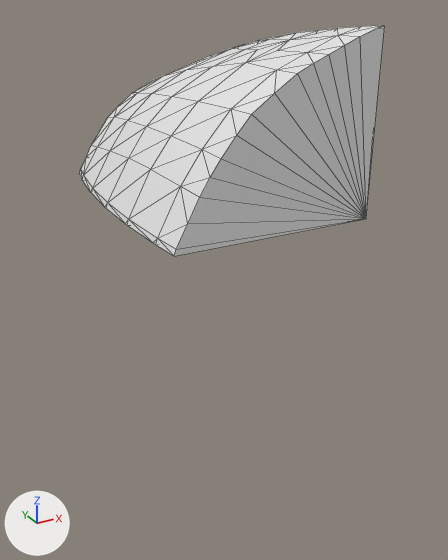
Before and after pictures for a commit that changed the glTF model assets/terrain/surface_pieces/surf_0_27.glb.
One viewpoint serves both versions: a camera (50 mm lens) standing at (-111.42, -37.06, -26.98) and looking at (-106.42, -27.98, -31.52). Arrows for +X, +Y and +Z are at lower left; the lights stay in place. The first picture is the older version. Mesh edges are drawn as thin lines. Where no turn or scale is listed for an object, it has been applied to the vertices.

The scene before the commit, as lines of its bpy script (objects in view):
```python
me_geometry_0 = bpy.data.meshes.new('geometry_0')
me_geometry_0.from_pydata(...)  # 90 vertices, 176 faces; spans x -108.38..-105.0, y -30.0..-25.0, z -30.0..-27.2
ob_geometry_0 = bpy.data.objects.new('geometry_0', me_geometry_0)
ob_geometry_0.location = (0.0, 0.0, 0.0)
```
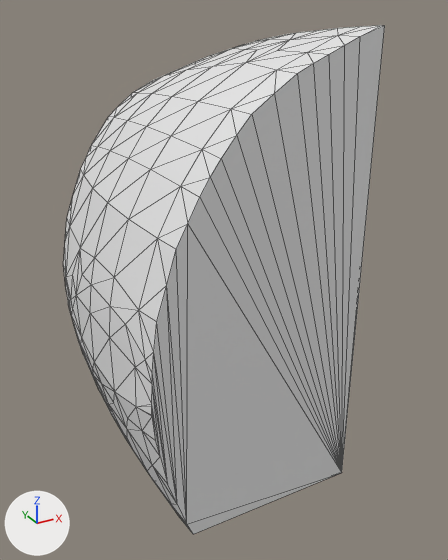
Location of each change, [x1, y1, x2, y2] in pixels of the pictures (448 x 560 px):
'geometry_0', reshaped (120% taller)
    before: [79, 25, 385, 256]
    after: [63, 25, 385, 534]
part 1 of me_geometry_0, built on
    before: [79, 26, 385, 256]
    after: [63, 26, 385, 534]

What changed in the scene script:
```text
Change me_geometry_0:
    used by ob_geometry_0; location = (0.0, 0.0, 0.0)
    remove me_geometry_0.from_pydata(...)  # 90 vertices, 176 faces; spans x -108.38..-105.0, y -30.0..-25.0, z -30.0..-27.2
    add me_geometry_0.from_pydata(...)  # 153 vertices, 302 faces; spans x -108.82..-105.0, y -30.0..-25.0, z -35.0..-27.2
    me_geometry_0 part 1
    13 vertices are removed from x -108.38..-105.0, y -30.0..-25.0, z -30.0
    70 faces are deleted
    1 vertex moves from x -108.15, y -25.44, z -30.0 to x -108.24, y -25.0, z -30.43
    76 vertices are added at x -108.82..-105.0, y -30.0..-25.0, z -35.0..-30.4
    196 new faces join them
```
